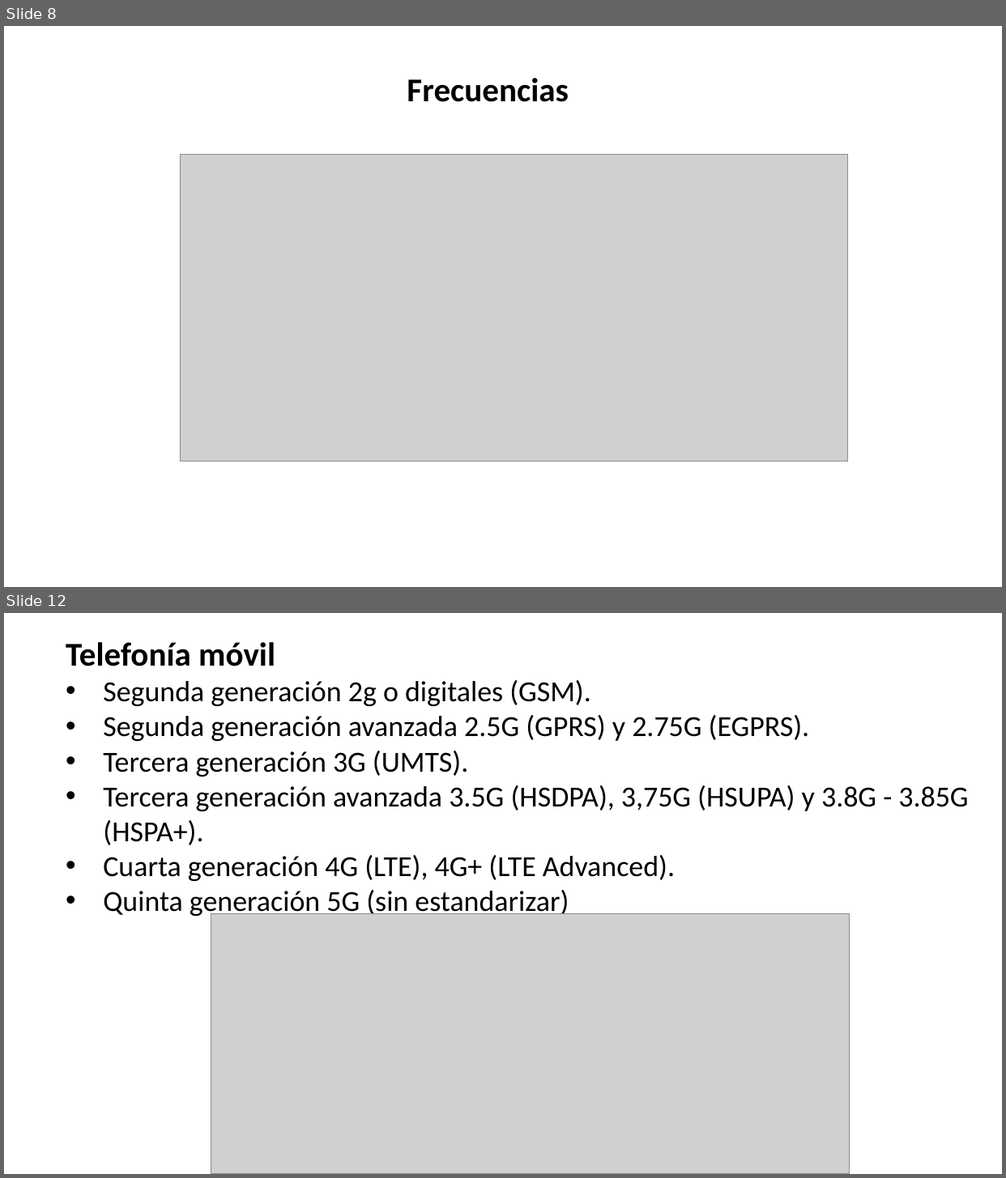
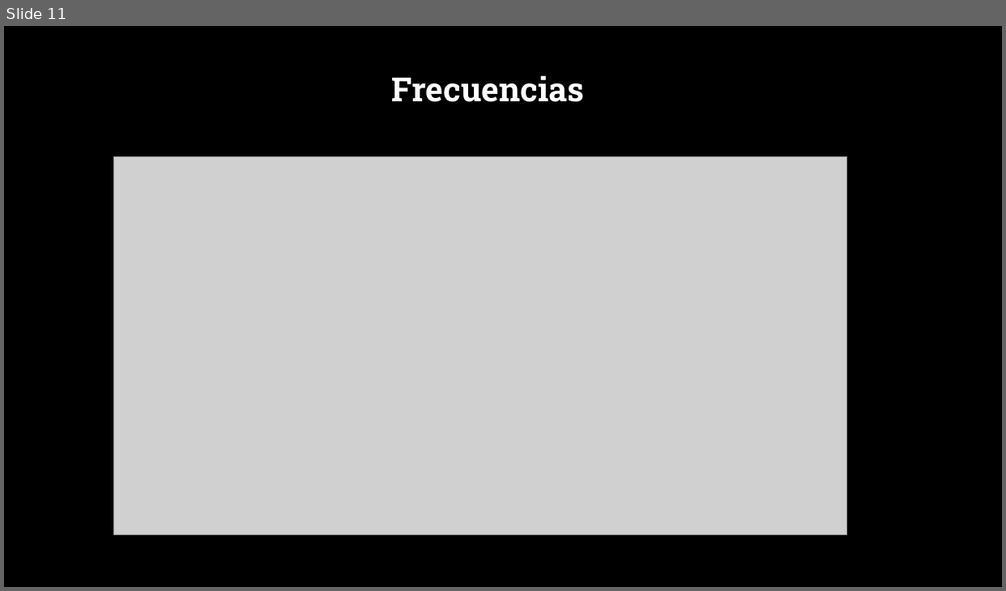
Before and after one commit to SM-ROOT/SM-ROOT, a slide deck: 9°A/Telecomunicaciones/RA_9A_U4_E2.pptx. Shown one above the other, each under a label of ours: slides 8 and 12 before the commit, slide 11 after it; the slides between them are not shown. The pictures are 1006x1178 and 1006x591 pixels, drawn with LibreOffice and Linux fonts; fonts in the diff are those of the drawing; grey boxes stand for pictures; background and template pictures are left out. Boxes give left, top, right and bottom in pixels: in the first picture for what was removed or moved away, otherwise in the second. Text is boxed around its words. In the diff, an @@ line names an element or a change of style, - is before the commit and + after.

```diff
--- a/9°A/Telecomunicaciones/RA_9A_U4_E2.pptx
+++ b/9°A/Telecomunicaciones/RA_9A_U4_E2.pptx
@@ slide 12 removed at <box>4,613,1002,1174</box>, background #FFFFFF @@
@@ text removed at <box>66,642,968,918</box> @@
-Telefonía móvil
-• Segunda generación 2g o digitales (GSM).
-• Segunda generación avanzada 2.5G (GPRS) y 2.75G (EGPRS).
-• Tercera generación 3G (UMTS).
-• Tercera generación avanzada 3.5G (HSDPA), 3,75G (HSUPA) y 3.8G - 3.85G (HSPA+).
-• Cuarta generación 4G (LTE), 4G+ (LTE Advanced).
-• Quinta generación 5G (sin estandarizar)
@@ picture removed at <box>211,914,849,1174</box> @@
@@ what was slide 8 is now slide 11 @@
@@ slide 11 changed as well @@
@@ background #FFFFFF to picture (left out) @@
@@ text "Frecuencias" at <box>391,75,584,102</box>: font Calibri to Roboto Slab, text colour #000000 to #FFFFFF @@
@@ picture: place and size @@
-picture at <box>181,155,848,462</box>
+picture at <box>113,157,847,535</box>
```
Also in this commit, not shown: 5 other slides changed, 8 slides added, 11 other slides removed, 1 other file.
